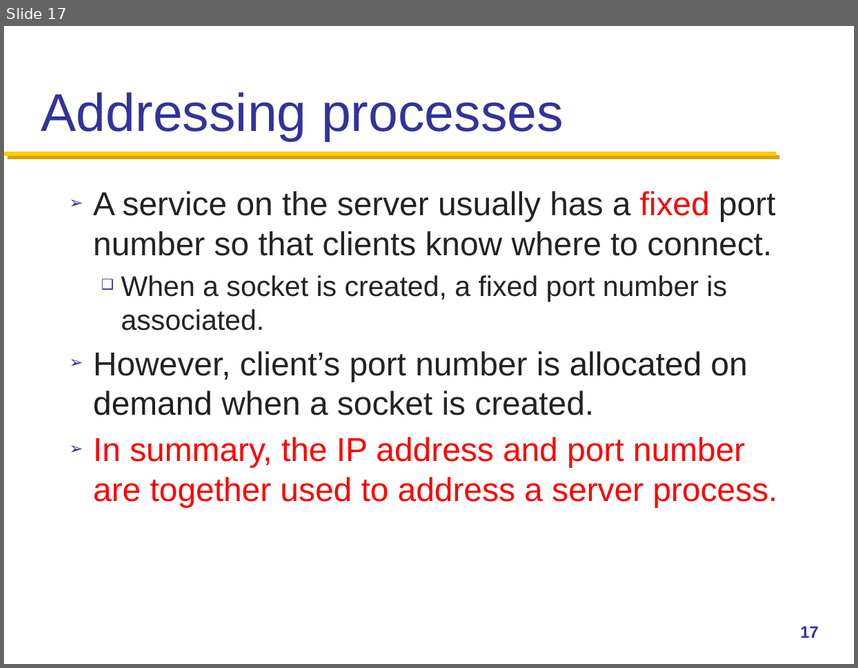
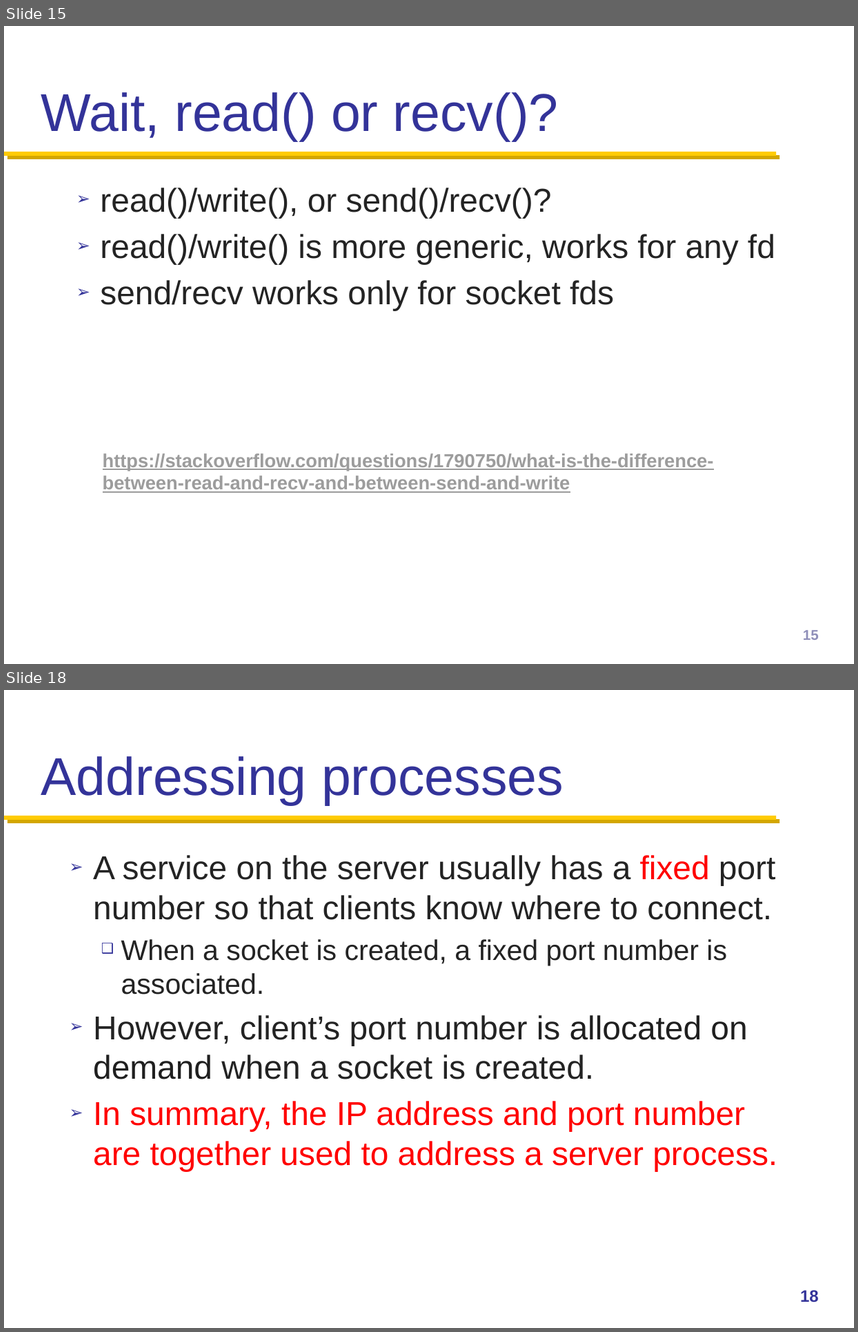
Before and after one commit to henryhxu/CSCI4430-ESTR4120, a slide deck: lectures/lec3.pptx. Shown one above the other, each under a label of ours: slide 17 before the commit, slides 15 and 18 after it; the slides between them are not shown. The pictures are 858x668 and 858x1332 pixels, drawn with LibreOffice and Linux fonts; fonts in the diff are those of the drawing; background and template pictures are left out. Boxes give left, top, right and bottom in pixels: in the first picture for what was removed or moved away, otherwise in the second. Text is boxed around its words. In the diff, an @@ line names an element or a change of style, - is before the commit and + after.

```diff
--- a/lectures/lec3.pptx
+++ b/lectures/lec3.pptx
@@ slide 15 added at box(4, 26, 854, 664), background #FFFFFF; not listed: 1 template element that a slide beside it also shows @@
@@ title added at box(41, 92, 559, 141), 45 pt, text #333399 @@
+Wait, read() or recv()?
@@ text added at box(100, 187, 775, 311), 28 pt, text #232323 @@
+➢ read()/write(), or send()/recv()?
+➢ read()/write() is more generic, works for any fd
+➢ send/recv works only for socket fds
@@ text added at box(103, 453, 714, 492), 16 pt, text #9C9C9C, bold, underline @@
+https://stackoverflow.com/questions/1790750/what-is-the-difference-between-read-and-recv-and-between-send-and-write
@@ page number added at box(803, 630, 819, 639), 12 pt, text #9090BA @@
+15
@@ what was slide 17 is now slide 18 @@
@@ page number at box(800, 1290, 819, 1302): text changed @@
-17
+18
```
Also in this commit, not shown: 6 slides changed, 1 other slide added.
